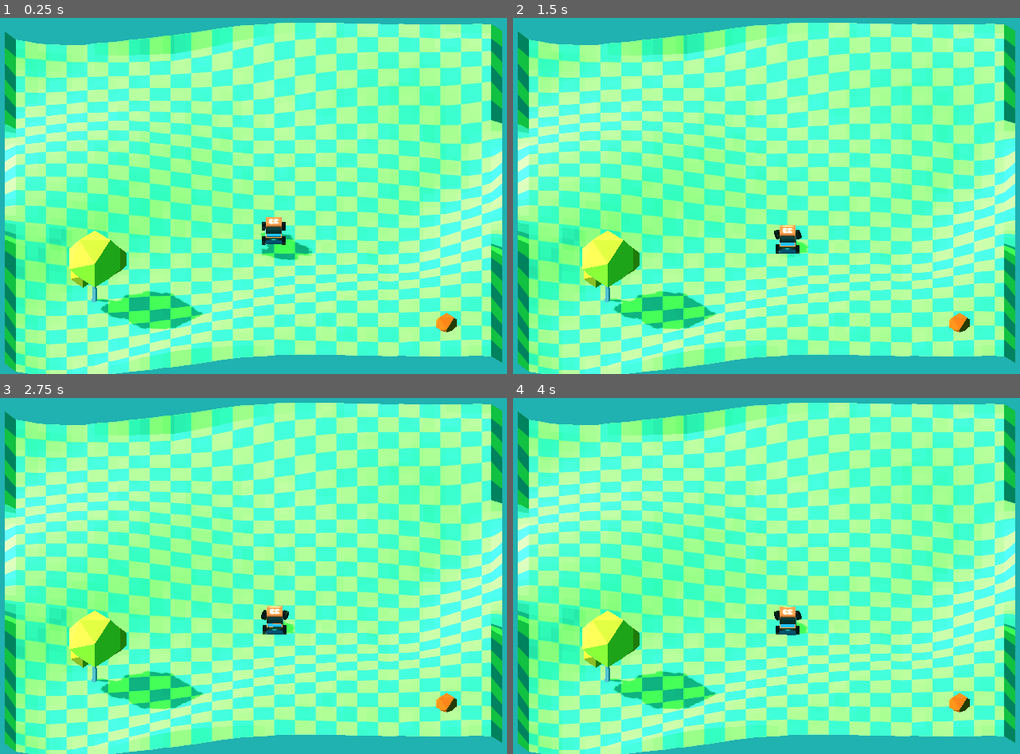
Above: before the commit, frames 1-4 (two rows, left to right).
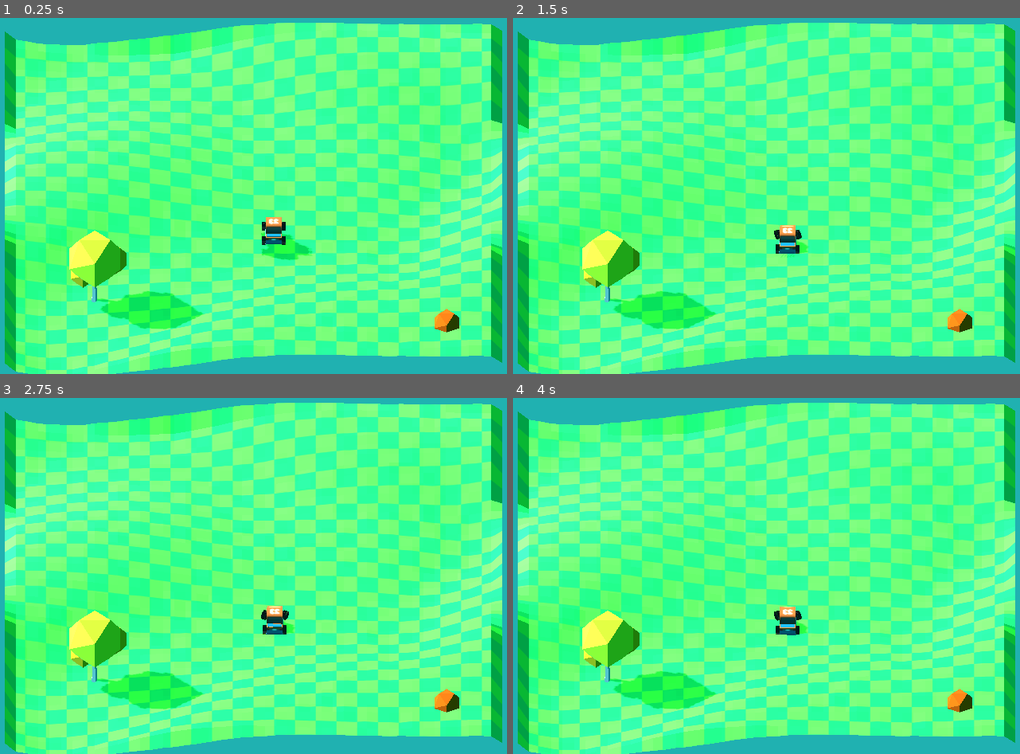
Above: after the commit, the same moments.

Repository: DaniMaccari/Car-Playground
Game: Godot game, scene res://Scenes/Main.tscn
Two runs of this game, one before a commit and one after it. Both use one fixed random seed, a clock stepped at 60 frames per second and the inputs below. The project has no main scene, so this scene is started directly.
Inputs:
- Up to frame 1 (0.25 s): no input
- Up to frame 2 (1.5 s): hold Right (ui_right) 0.53-1.28 s; hold Left (ui_left) from 1.28 s (still down)
- Up to frame 3 (2.75 s): release Left (ui_left) at 2.03 s; hold Right (ui_right) from 2.03 s (still down)
- Up to frame 4 (4 s): tap Enter at 2.75 s; release Right (ui_right) at 3.53 s; hold Left (ui_left) from 3.53 s (still down)

The runs differ from the first frame. In frame 1, 88% of the frame differs, in the area x 0-100%, y 1-100%; in frame 2, 88%; in frame 3, 88%; in frame 4, 88%.

Commit message:
raycast heigth collision not working

Diff:
--- a/Scenes/Collectable_object.tscn
+++ b/Scenes/Collectable_object.tscn
@@ -52,9 +52,10 @@
 [sub_resource type="SphereShape3D" id="SphereShape3D_20d4o"]
 radius = 1.84236
 
-[node name="CollectableObject" type="Node3D"]
-transform = Transform3D(1, 0, 0, 0, 1, 0, 0, 0, 1, 0, 0.36597, 0)
+[node name="CollectableObject" type="Node3D" node_paths=PackedStringArray("raycast")]
+transform = Transform3D(1, 0, 0, 0, 1, 0, 0, 0, 1, 0, 1, 0)
 script = ExtResource("1_om0bk")
+raycast = NodePath("Turnip/RayCast3D")
 
 [node name="Turnip" type="StaticBody3D" parent="."]
 
@@ -79,4 +80,8 @@
 [node name="CollectedShape" type="CollisionShape3D" parent="Turnip/CollisionDetection"]
 shape = SubResource("SphereShape3D_20d4o")
 
+[node name="RayCast3D" type="RayCast3D" parent="Turnip"]
+exclude_parent = false
+target_position = Vector3(0, -3, 0)
+
 [connection signal="area_entered" from="Turnip/CollisionDetection" to="." method="_on_collision_detection_area_entered"]
--- a/Scenes/Terrain_test.tscn
+++ b/Scenes/Terrain_test.tscn
@@ -10,6 +10,7 @@
 data = PackedVector3Array(1, -0.3882, -0.9546, 0.9545, -0.3478, -0.9546, 1, -0.3775, -1, 1, -0.3775, -1, 0.9545, -0.347 …(292094 unchanged characters)…
 
 [node name="Terrain" type="StaticBody3D" groups=["floor"]]
+collision_layer = 3
 
 [node name="PlaygroundTerrainMapa2" type="MeshInstance3D" parent="."]
 transform = Transform3D(1, 0, 0, 0, 1, 0, 0, 0, 1, 0, 0.358118, 0)
--- a/Scripts/collectable.gd
+++ b/Scripts/collectable.gd
@@ -1,6 +1,8 @@
 extends Node3D
 
 signal collided
+
+@export var raycast : RayCast3D
 
 func _ready() -> void:
 	pass
@@ -9,6 +11,14 @@
 	position.z = randf_range(max_z, -max_z)
 	position.x = randf_range(max_x, -max_x)
 
+	raycast.enabled = true
+	if raycast.is_colliding():
+		print(raycast.get_collision_point().y)
+		print("colision detectada")
+	else:
+		print("no colision")
+	print("altura ", position.y)
+
 
 func _on_collision_detection_area_entered(area: Area3D) -> void:
 	emit_signal("collided")
--- a/Scripts/vehicle_movement.gd
+++ b/Scripts/vehicle_movement.gd
@@ -20,7 +20,7 @@
 	pass
 
 func _physics_process(delta: float) -> void:
-	var fwd_mps := (linear_velocity * transform.basis).x
+	#var fwd_mps := (linear_velocity * transform.basis).x
 	#engine_force = Input.get_axis("ui_decel", "ui_accel") * ENGINE_POWER
 
 	var actual_speed := linear_velocity.length()
Binary file added: Assets/Terrain/mapa_grises_blanco.png
Not shown, added: Assets/Terrain/mapa_grises_blanco.png.import
Binary file added: Assets/Terrain/terrainTexture2_24x24.png
Not shown, added: Assets/Terrain/terrainTexture2_24x24.png.import
Binary file changed: Assets/Terrain/terrainTexture_24x24.png
Not shown, added: Scenes/Mai4D74.tmp
